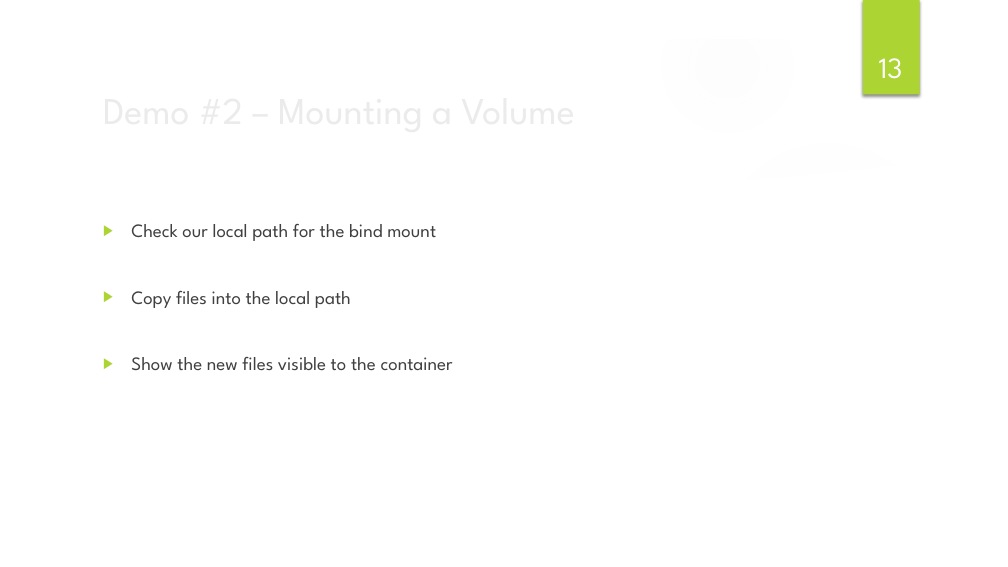
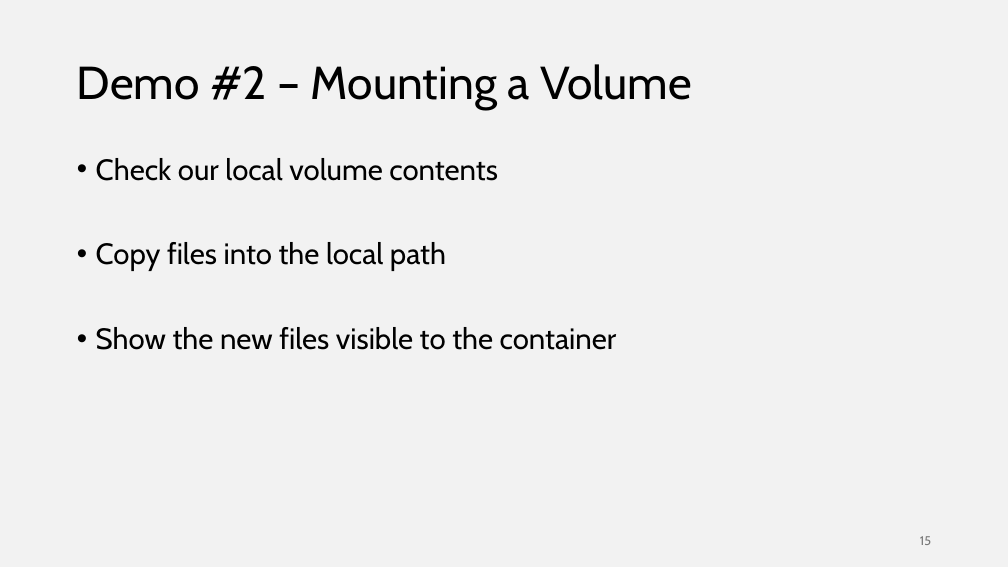
Before and after one commit to ilanham/Presentations, a slide deck: slide 15 of docker/Developing for SQL Server with Docker.pptx (slide 13 before the commit). Drawn at 1008x567 pixels with LibreOffice and Linux fonts; fonts in the diff are those of the drawing; background and template pictures are left out. Boxes give left, top, right and bottom in pixels: in the first picture for what was removed or moved away, otherwise in the second. Text is boxed around its words. In the diff, an @@ line names an element or a change of style, - is before the commit and + after.

```diff
--- a/docker/Developing for SQL Server with Docker.pptx
+++ b/docker/Developing for SQL Server with Docker.pptx
@@ background picture (left out) to #F2F2F2 @@
@@ group removed at bbox=[0, 0, 1008, 567]: 3 ellipses, 2 freeform shapes @@
@@ rectangle removed at bbox=[863, 0, 920, 95] @@
@@ title "Demo #2 – Mounting a ...": place and size @@
-title "Demo #2 – Mounting a ..." at bbox=[95, 80, 820, 138]
+title "Demo #2 – Mounting a ..." at bbox=[77, 64, 692, 110]
@@ title "Demo #2 – Mounting a ..." at bbox=[77, 64, 692, 110]: size 36 to 44 pt, font League Spartan to Cabin, text colour #EBEBEB to #000000; line spacing 1 to 0.9 @@
@@ page number removed at bbox=[879, 58, 903, 79] @@
-13
@@ text "Check our local volume contents": place and size @@
-text "Check our local volume contents" at bbox=[131, 224, 453, 370]
+text "Check our local volume contents" at bbox=[96, 158, 617, 350]
@@ text at bbox=[96, 158, 498, 181]: text changed; size 18 to 28 pt; font League Spartan to Cabin; text colour #404040 to #000000 @@
-▶ Check our local path for the bind mount
+• Check our local volume contents
@@ text at bbox=[96, 242, 617, 350]: size 18 to 28 pt, font League Spartan to Cabin, text colour #404040 to #000000 in "Copy files into the local path", "Show the new files visible to the ..."; bullet ▶ to •; line spacing 1 to 0.9 @@
@@ page number added at bbox=[920, 536, 931, 545], 12 pt, text #797979 @@
+15
```
Also in this commit, not shown: 18 other slides changed, 3 slides added, 1 slide removed, 2 other files.
